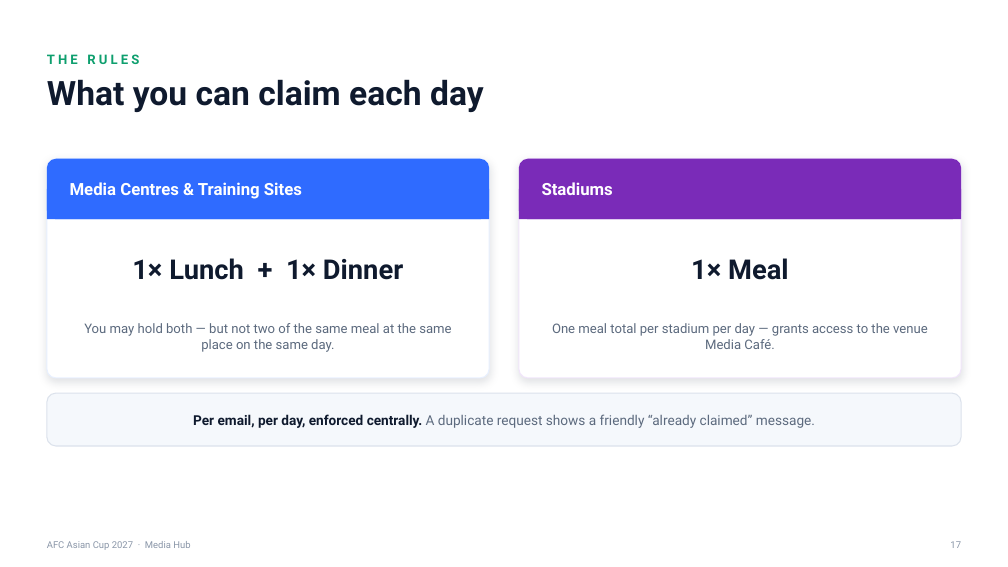
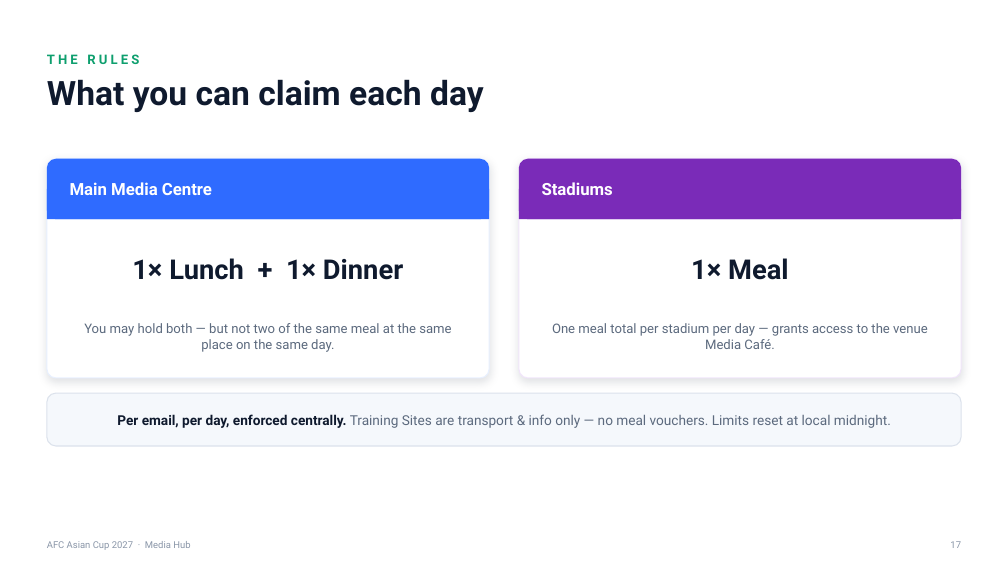
Before and after one commit to absmediaopsvouchers-blip/afc2027-media-hub, a slide deck: slide 17 of AFC2027 Media Hub - Onboarding Guide.pptx. Drawn at 1008x567 pixels with LibreOffice and Linux fonts; fonts in the diff are those of the drawing. Boxes give left, top, right and bottom in pixels: in the first picture for what was removed or moved away, otherwise in the second. Text is boxed around its words. In the diff, an @@ line names an element or a change of style, - is before the commit and + after.

```diff
--- a/AFC2027 Media Hub - Onboarding Guide.pptx
+++ b/AFC2027 Media Hub - Onboarding Guide.pptx
@@ text at [70,182,212,195]: text changed @@
-Media Centres & Training Sites
+Main Media Centre
@@ text at [117,414,891,428]: text changed @@
-Per email, per day, enforced centrally. A duplicate request shows a friendly “already claimed” message.
+Per email, per day, enforced centrally. Training Sites are transport & info only — no meal vouchers. Limits reset at local midnight.
```
Also in this commit, not shown: 14 other slides changed, 2 slides added, 2 slides removed, 6 other files.
